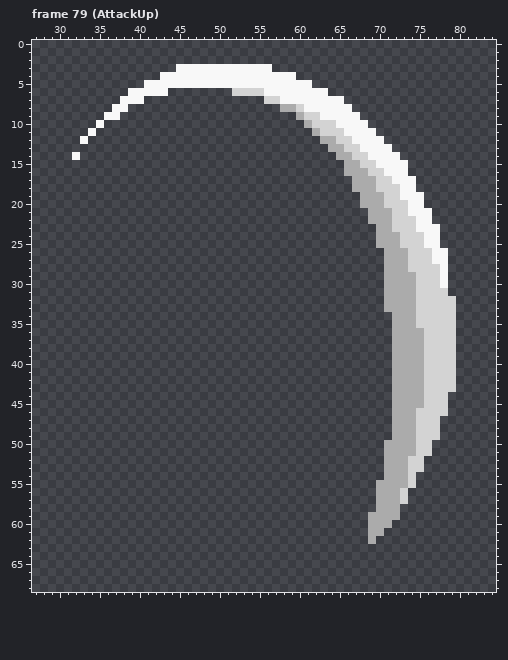
Pixel-art file: DemoGame/Src/Assets/Leon.ase. The picture above was drawn from the file before the commit.
100x80 pixels, 124 frames. Colours within 5 levels of each other are drawn and written as one. Shown: frame 79 (AttackUp): x 27..84, y 0..68. The commit also changed other frames, which this record leaves out.
And afterwards:
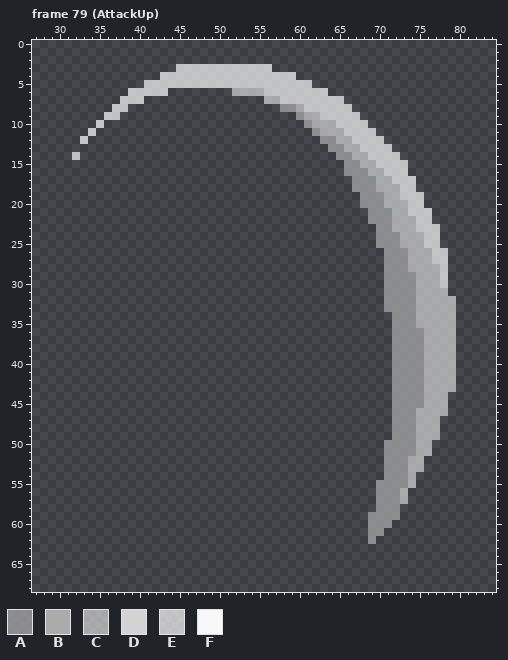
Palette (. is transparent): A #abababb5  B #ababab  C #d3d3d3b5  D #d3d3d3  E #f8f8f8b5  F #f8f8f8
Change:
layer "Metalbar/effects" now hidden
layer "Knife/effects" now shown
--- frame 79 (AttackUp), layer "Knife/effects"
@@ x 27..84 @@
  2 ..........................................................
- 3 ..................FFFFFFFFFFFF............................
- 4 ................FFFFFFFFFFFFFFFFF.........................
- 5 ..............FFFFFFFFFFFFFFFFFFFFF.......................
- 6 ............FFFFF........DDDDFFFFFFFF.....................
- 7 ...........FFF...............DDFFFFFFFF...................
- 8 ..........FF...................BBDFFFFFF..................
- 9 .........FF......................BDDFFFFF.................
-10 ........F.........................BDDDFFFF................
-11 .......F...........................BDDDFFFF...............
-12 ......F.............................BBDDFFFF..............
-13 .....................................BBDDFFFF.............
-14 .....F................................BBDDFFFF............
-15 .......................................BBDDFFFF...........
-16 .......................................BBBDDFFF...........
-17 ........................................BBBDDFFF..........
-18 ........................................BBBDDDFF..........
-19 .........................................BBBDDFFF.........
-20 .........................................BBBDDDFF.........
-21 ..........................................BBBDDFFF........
-22 ..........................................BBBDDDFF........
-23 ...........................................BBDDDFFF.......
-24 ...........................................BBBDDDFF.......
-25 ...........................................BBBDDDFF.......
-26 ............................................BBBDDDFF......
-27 ............................................BBBDDDFF......
-28 ............................................BBBDDDDF......
-29 ............................................BBBBDDDF......
-30 ............................................BBBBDDDF......
-31 ............................................BBBBDDDD......
-32 ............................................BBBBDDDDD.....
-33 ............................................BBBBDDDDD.....
-34 .............................................BBBDDDDD.....
-35 .............................................BBBDDDDD.....
-36 .............................................BBBBDDDD.....
-37 .............................................BBBBDDDD.....
-38 .............................................BBBBDDDD.....
-39 .............................................BBBBDDDD.....
-40 .............................................BBBBDDDD.....
-41 .............................................BBBBDDDD.....
-42 .............................................BBBBDDDD.....
-43 .............................................BBBBDDDD.....
-44 .............................................BBBBDDD......
-45 .............................................BBBBDDD......
-46 .............................................BBBDDDD......
-47 .............................................BBBDDD.......
-48 .............................................BBBDDD.......
-49 .............................................BBBDDD.......
-50 ............................................BBBBDD........
-51 ............................................BBBBDD........
-52 ............................................BBBDD.........
-53 ............................................BBBDD.........
-54 ............................................BBBD..........
-55 ...........................................BBBBD..........
-56 ...........................................BBBD...........
-57 ...........................................BBBD...........
-58 ...........................................BBB............
-59 ..........................................BBBB............
-60 ..........................................BBB.............
-61 ..........................................BB..............
-62 ..........................................B...............
+ 3 ..................EEEEEEEEEEEE............................
+ 4 ................EEEEEEEEEEEEEEEEE.........................
+ 5 ..............EEEEEEEEEEEEEEEEEEEEE.......................
+ 6 ............EEEEE........CCCCEEEEEEEE.....................
+ 7 ...........EEE...............CCEEEEEEEE...................
+ 8 ..........EE...................AACEEEEEE..................
+ 9 .........EE......................ACCEEEEE.................
+10 ........E.........................ACCCEEEE................
+11 .......E...........................ACCCEEEE...............
+12 ......E.............................AACCEEEE..............
+13 .....................................AACCEEEE.............
+14 .....E................................AACCEEEE............
+15 .......................................AACCEEEE...........
+16 .......................................AAACCEEE...........
+17 ........................................AAACCEEE..........
+18 ........................................AAACCCEE..........
+19 .........................................AAACCEEE.........
+20 .........................................AAACCCEE.........
+21 ..........................................AAACCEEE........
+22 ..........................................AAACCCEE........
+23 ...........................................AACCCEEE.......
+24 ...........................................AAACCCEE.......
+25 ...........................................AAACCCEE.......
+26 ............................................AAACCCEE......
+27 ............................................AAACCCEE......
+28 ............................................AAACCCCE......
+29 ............................................AAAACCCE......
+30 ............................................AAAACCCE......
+31 ............................................AAAACCCC......
+32 ............................................AAAACCCCC.....
+33 ............................................AAAACCCCC.....
+34 .............................................AAACCCCC.....
+35 .............................................AAACCCCC.....
+36 .............................................AAAACCCC.....
+37 .............................................AAAACCCC.....
+38 .............................................AAAACCCC.....
+39 .............................................AAAACCCC.....
+40 .............................................AAAACCCC.....
+41 .............................................AAAACCCC.....
+42 .............................................AAAACCCC.....
+43 .............................................AAAACCCC.....
+44 .............................................AAAACCC......
+45 .............................................AAAACCC......
+46 .............................................AAACCCC......
+47 .............................................AAACCC.......
+48 .............................................AAACCC.......
+49 .............................................AAACCC.......
+50 ............................................AAAACC........
+51 ............................................AAAACC........
+52 ............................................AAACC.........
+53 ............................................AAACC.........
+54 ............................................AAAC..........
+55 ...........................................AAAAC..........
+56 ...........................................AAAC...........
+57 ...........................................AAAC...........
+58 ...........................................AAA............
+59 ..........................................AAAA............
+60 ..........................................AAA.............
+61 ..........................................AA..............
+62 ..........................................A...............
 63 ..........................................................
Pixel boxes of the changes (left, top, right, bottom) in both pictures:
changed: (72, 64, 456, 544)
